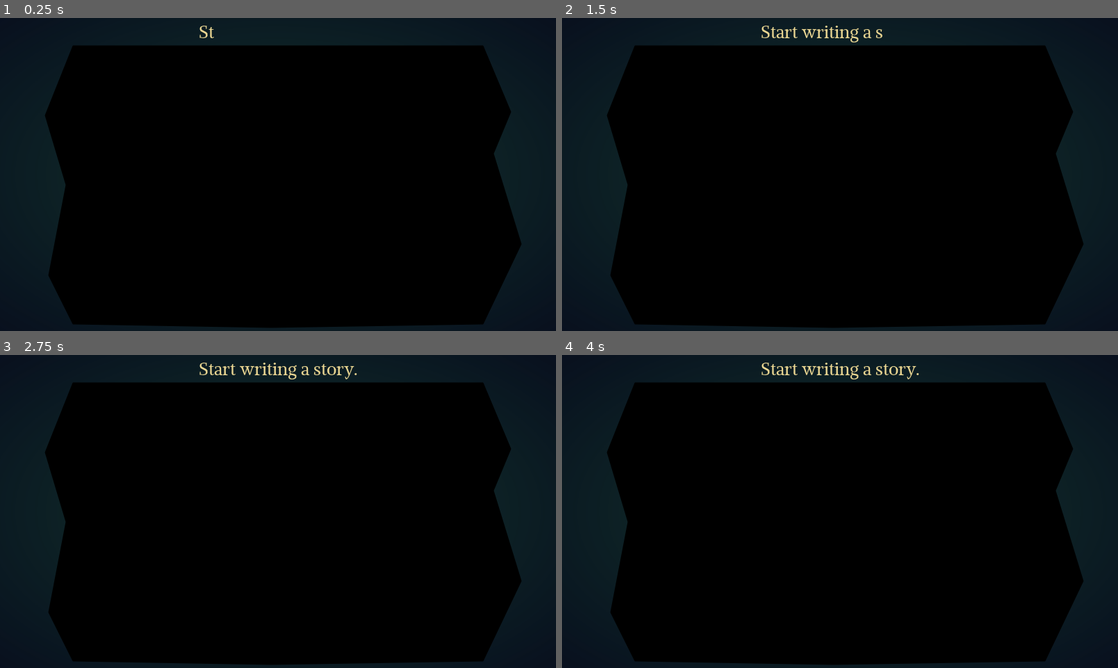
Above: before the commit, frames 1-4 (two rows, left to right).
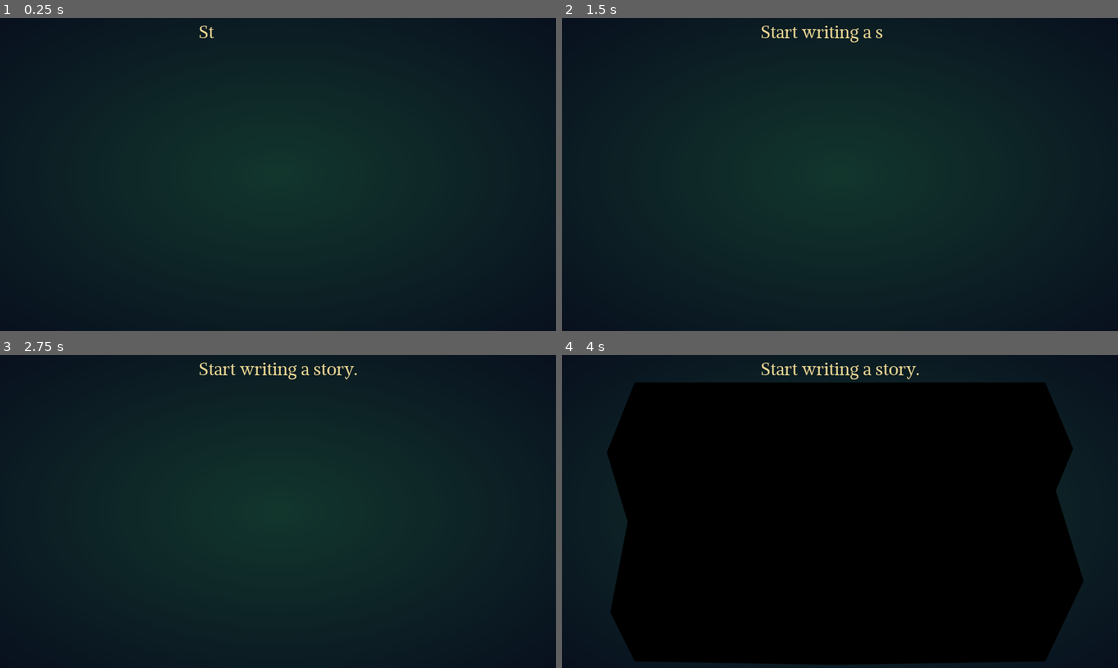
Above: after the commit, the same moments.

Repository: FractalDiane/consummate-carrion
Game: Godot game, scene res://scenes/game.tscn
The game is run twice, just before and just after one commit, with the same random seed, the same clock (stepped at 60 frames per second) and the same inputs. This scene is started directly instead of the project's main scene.
Inputs (mouse positions are in pixels of both pictures, inside the frame that each line leads up to):
- Up to frame 1 (0.25 s): no input
- Up to frame 2 (1.5 s): move the mouse to (962, 158) at 0.52 s; tap Enter at 1.25 s; move the mouse to (728, 190) at 1.27 s
- Up to frame 3 (2.75 s): tap Space at 2 s; move the mouse to (333, 442) at 2.02 s
- Up to frame 4 (4 s): tap Enter at 2.75 s; move the mouse to (812, 574) at 2.77 s; move the mouse to (1006, 558) at 3.52 s

The runs differ from the first frame. In frame 1, 72% of the frame differs, in the area x 8-94%, y 8-99%; in frame 2, 72%; in frame 3, 72%; in frame 4, nothing differs.

Commit message:
Everything works except unexpected dcs

Diff:
--- a/scenes/game.tscn
+++ b/scenes/game.tscn
@@ -510,6 +510,7 @@
 }
 
 [node name="StoryBase" type="Control" parent="."]
+visible = false
 anchor_left = 0.5
 anchor_top = 0.5
 anchor_right = 0.5
--- a/scenes/results.tscn
+++ b/scenes/results.tscn
@@ -951,18 +951,6 @@
 "transitions": PoolRealArray( 1, 1 ),
 "update": 0,
 "values": [ Color( 1, 1, 1, 1 ), Color( 1, 1, 1, 0 ) ]
-}
-tracks/7/type = "value"
-tracks/7/path = NodePath("ChildScene:modulate")
-tracks/7/interp = 1
-tracks/7/loop_wrap = true
-tracks/7/imported = false
-tracks/7/enabled = true
-tracks/7/keys = {
-"times": PoolRealArray( 0, 1 ),
-"transitions": PoolRealArray( 1, 1 ),
-"update": 0,
-"values": [ Color( 1, 1, 1, 0 ), Color( 1, 1, 1, 1 ) ]
 }
 
 [sub_resource type="Animation" id=16]
@@ -1024,10 +1012,9 @@
 "_edit_use_anchors_": false
 }
 
-[node name="ChildScene" type="Control" parent="."]
-modulate = Color( 1, 1, 1, 0 )
-anchor_right = 1.0
-anchor_bottom = 1.0
+[node name="ChildScene2" type="Control" parent="."]
+margin_right = 1280.0
+margin_bottom = 720.0
 __meta__ = {
 "_edit_use_anchors_": false
 }
@@ -1283,6 +1270,7 @@
 
 [node name="TimerExit" type="Timer" parent="."]
 wait_time = 0.8
+one_shot = true
 
 [node name="ClickBlock" type="ColorRect" parent="."]
 visible = false
@@ -1296,6 +1284,7 @@
 [connection signal="pressed" from="ButtonSave" to="." method="_on_ButtonSave_pressed"]
 [connection signal="pressed" from="ButtonColors" to="." method="_on_ButtonColors_pressed"]
 [connection signal="pressed" from="ButtonExit" to="." method="_on_ButtonExit_pressed"]
+[connection signal="animation_finished" from="AnimationPlayer" to="." method="_on_AnimationPlayer_animation_finished"]
 [connection signal="file_selected" from="CanvasLayer/SaveDialog" to="." method="_on_SaveDialog_file_selected"]
 [connection signal="timeout" from="TimerExit" to="." method="_on_TimerExit_timeout"]
 
--- a/scripts/network_manager.gd
+++ b/scripts/network_manager.gd
@@ -7,6 +7,7 @@
 
 var my_connection: NetworkedMultiplayerENet = null
 
+var player_order_initial := []
 var player_order := []
 var players := {}
 var self_data := { "name": "" }
@@ -27,6 +28,7 @@
 var is_client := false
 
 var title_transition := false
+var coming_from_game := false
 
 enum ReadyState {
 	GameStart,
@@ -69,11 +71,13 @@
 
 
 func add_player(id: int) -> void:
+	player_order_initial.push_back(id)
 	player_order.push_back(id)
 	players[id] = self_data
 
 
 func remove_player(id: int) -> void:
+	player_order_initial.erase(id)
 	player_order.erase(id)
 	players.erase(id)
 
@@ -107,6 +111,10 @@
 		players_ready[ready_stage].clear()
 
 
+puppetsync func set_player_order_initial(order: Array) -> void:
+	player_order_initial = order
+
+
 puppetsync func set_timer_max(value: int) -> void:
 	timer_max = value
 
--- a/scripts/scenes/results.gd
+++ b/scripts/scenes/results.gd
@@ -41,15 +41,18 @@
 
 
 puppetsync func move_page(right: bool) -> void:
-	page_index = clamp(page_index + (1 if right else -1), 0, NetworkManager.get_player_count() - 1)
+	page_index = int(clamp(page_index + (1 if right else -1), 0, NetworkManager.get_player_count() - 1))
 	if get_tree().is_network_server():
 		$ButtonLeft.set_cc_button_enabled(page_index > 0)
 		$ButtonRight.set_cc_button_enabled(page_index < NetworkManager.get_player_count() - 1)
 
 
 puppetsync func return_to_lobby() -> void:
+	NetworkManager.coming_from_game = true
 	var title := preload("res://scenes/title.tscn").instance()
-	$ChildScene.add_child(title)
+	$ChildScene2.add_child(title)
+	#title.call_deferred("jump_to_lobby")
+	#title.call_deferred("lobby_init", true)
 	if OptionsManager.reduce_motion_enabled():
 		$AnimationPlayer.play("to_lobby_reducedmotion")
 	else:
@@ -58,6 +61,7 @@
 
 
 func _on_TimerStart_timeout() -> void:
+	#return_to_lobby()
 	rpc_id(1, "set_player_ready", NetworkManager.ReadyState.ResultsStart)
 
 
@@ -91,7 +95,6 @@
 	colors_mode = not colors_mode
 
 
-
 func _on_ButtonExit_pressed() -> void:
 	$TimerExit.start()
 
@@ -99,3 +102,8 @@
 func _on_TimerExit_timeout() -> void:
 	if get_tree().is_network_server():
 		rpc("return_to_lobby")
+
+
+func _on_AnimationPlayer_animation_finished(_anim_name: String) -> void:
+	get_tree().change_scene("res://scenes/title.tscn")
+	#get_tree().get_current_scene().jump_to_lobby()
--- a/scripts/scenes/title.gd
+++ b/scripts/scenes/title.gd
@@ -91,6 +91,12 @@
 		$TitleScreen/Title.set_bbcode("Consummate Carrion")
 		$Lobby/LabelLobby.set_bbcode("Lobby")
 
+	if NetworkManager.coming_from_game:
+		jump_to_lobby()
+		lobby_init(true)
+		if get_tree().get_current_scene() == self:
+			NetworkManager.coming_from_game = false
+
 
 func _process(_delta: float) -> void:
 	if Input.is_action_just_pressed("ui_focus_next") or Input.is_action_just_pressed("ui_focus_prev"):
@@ -151,7 +157,29 @@
 	NetworkManager.my_connection = peer
 	NetworkManager.add_player(get_tree().get_network_unique_id())
 
-	lobby_init()
+	lobby_init(true)
+
+
+func jump_to_lobby() -> void:
+	$AnimationPlayer.play("to_lobby")
+	$AnimationPlayer.seek(1)
+	_on_AnimationPlayer_animation_finished("to_lobby")
+	for player in NetworkManager.player_order_initial:
+		add_player(NetworkManager.players[player]["name"], player == get_tree().get_network_unique_id(), player == 1)
+	if get_tree().is_network_server():
+		spinbox_timer.disconnect("value_changed", self, "_on_SpinBoxTime_value_changed")
+		spinbox_words.disconnect("value_changed", self, "_on_SpinBoxWords_value_changed")
+		button_theme.disconnect("toggled", self, "_on_CheckButtonTheme_toggled")
+
+		spinbox_timer.set_value(NetworkManager.timer_max)
+		spinbox_words.set_value(NetworkManager.peek_words)
+		button_theme.set_cc_button_checked(NetworkManager.show_theme)
+
+		spinbox_timer.connect("value_changed", self, "_on_SpinBoxTime_value_changed")
+		spinbox_words.connect("value_changed", self, "_on_SpinBoxWords_value_changed")
+		button_theme.connect("toggled", self, "_on_CheckButtonTheme_toggled")
+
+		rpc("sync_setting_displays", NetworkManager.timer_max, NetworkManager.peek_words, NetworkManager.show_theme)
 
 
 func _on_TimerTransition_timeout() -> void:
@@ -198,11 +226,14 @@
 
 # LOBBY ===========================================================================================
 
-func lobby_init() -> void:
-	NetworkManager.connect("player_connected", self, "_on_player_connected")
-	NetworkManager.connect("player_disconnected", self, "_on_player_disconnected")
+func lobby_init(signals: bool) -> void:
+	if signals:
+		NetworkManager.connect("player_connected", self, "_on_player_connected")
+		NetworkManager.connect("player_disconnected", self, "_on_player_disconnected")
+
 	if not get_tree().is_network_server():
-		get_tree().connect("server_disconnected", self, "_on_server_disconnect", [], CONNECT_REFERENCE_COUNTED)
+		if signals:
+			get_tree().connect("server_disconnected", self, "_on_server_disconnect", [], CONNECT_REFERENCE_COUNTED)
 		$Lobby/ButtonStart.hide()
 	else:
 		$Lobby/SettingsBlocker.hide()
@@ -356,6 +387,7 @@
 	if get_tree().is_network_server():
 		NetworkManager.randomize_player_order()
 		NetworkManager.rpc("set_player_order", NetworkManager.player_order)
+		NetworkManager.rpc("set_player_order_initial", NetworkManager.player_order_initial)
 
 		var shuffled := Themes.duplicate()
 		shuffled.shuffle()
